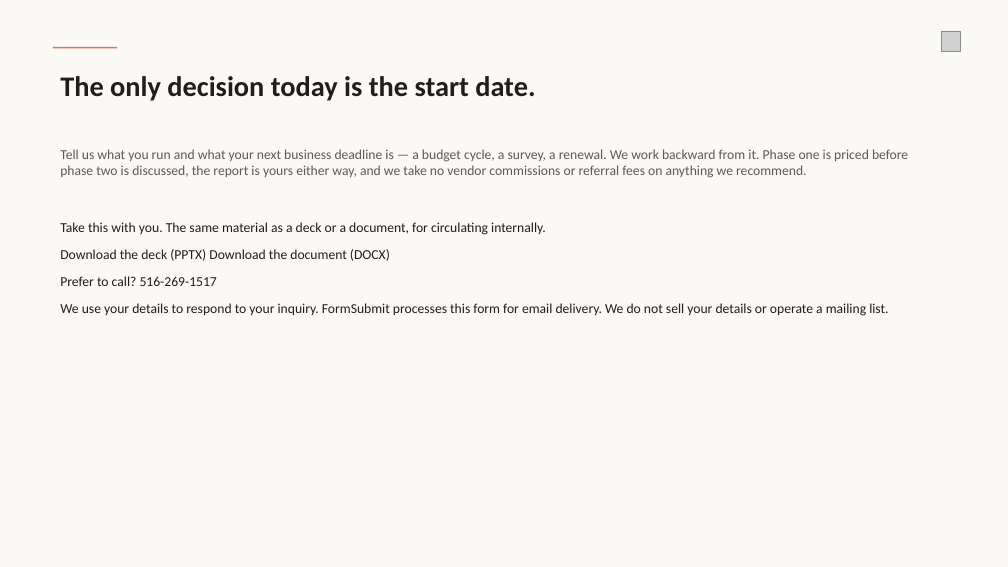
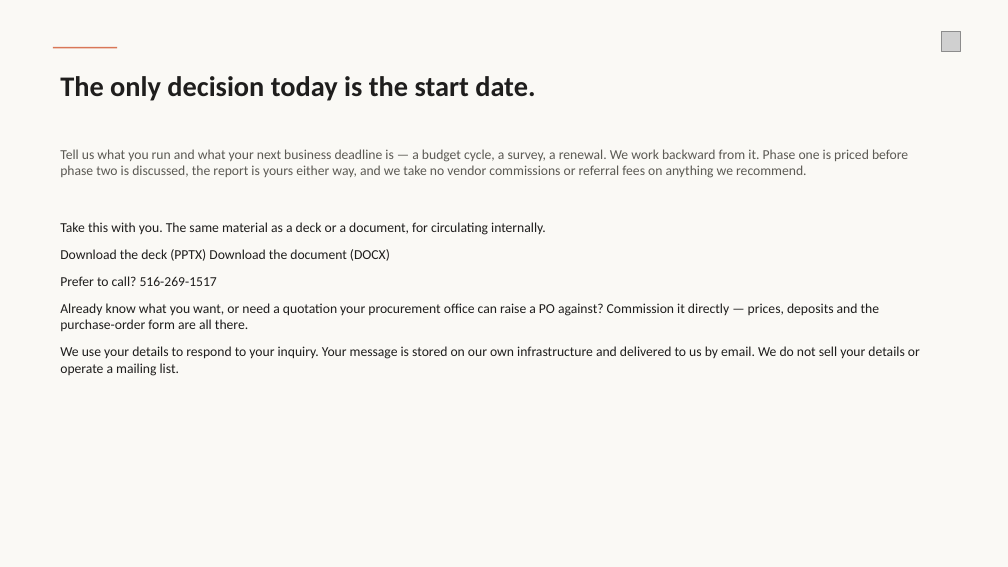
Before and after one commit to wirewalktech/AI-Extension, a slide deck: slide 26 of operating-review.pptx (slide 12 before the commit). Drawn at 1008x567 pixels with LibreOffice and Linux fonts; fonts in the diff are those of the drawing; grey boxes stand for pictures. Boxes give left, top, right and bottom in pixels: in the first picture for what was removed or moved away, otherwise in the second. Text is boxed around its words. In the diff, an @@ line names an element or a change of style, - is before the commit and + after.

```diff
--- a/operating-review.pptx
+++ b/operating-review.pptx
@@ text at bbox=[60, 303, 920, 376]: text changed @@
-We use your details to respond to your inquiry. FormSubmit processes this form for email delivery. We do not sell your details or operate a mailing list.
+Already know what you want, or need a quotation your procurement office can raise a PO against? Commission it directly — prices, deposits and the purchase-order form are all there.
+We use your details to respond to your inquiry. Your message is stored on our own infrastructure and delivered to us by email. We do not sell your details or operate a mailing list.
```
Also in this commit, not shown: 8 other slides changed, 14 slides added, 2 other files.
